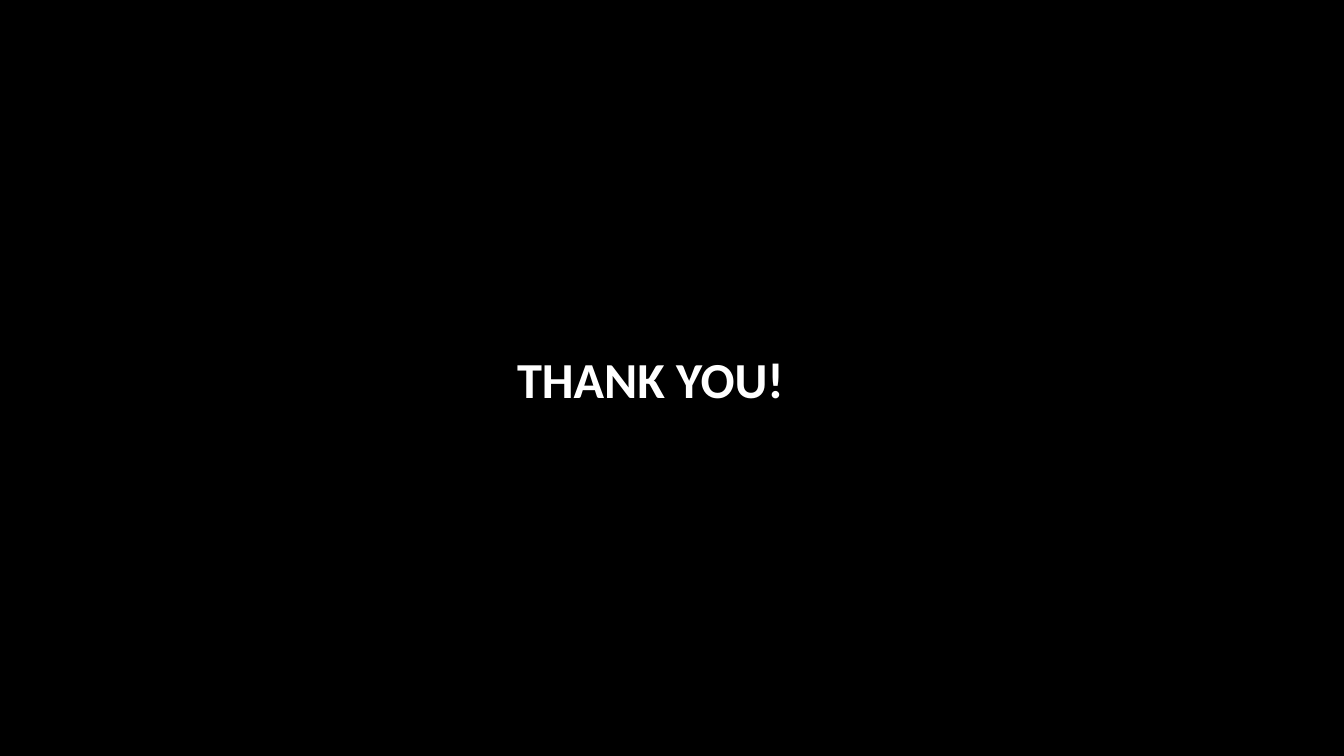
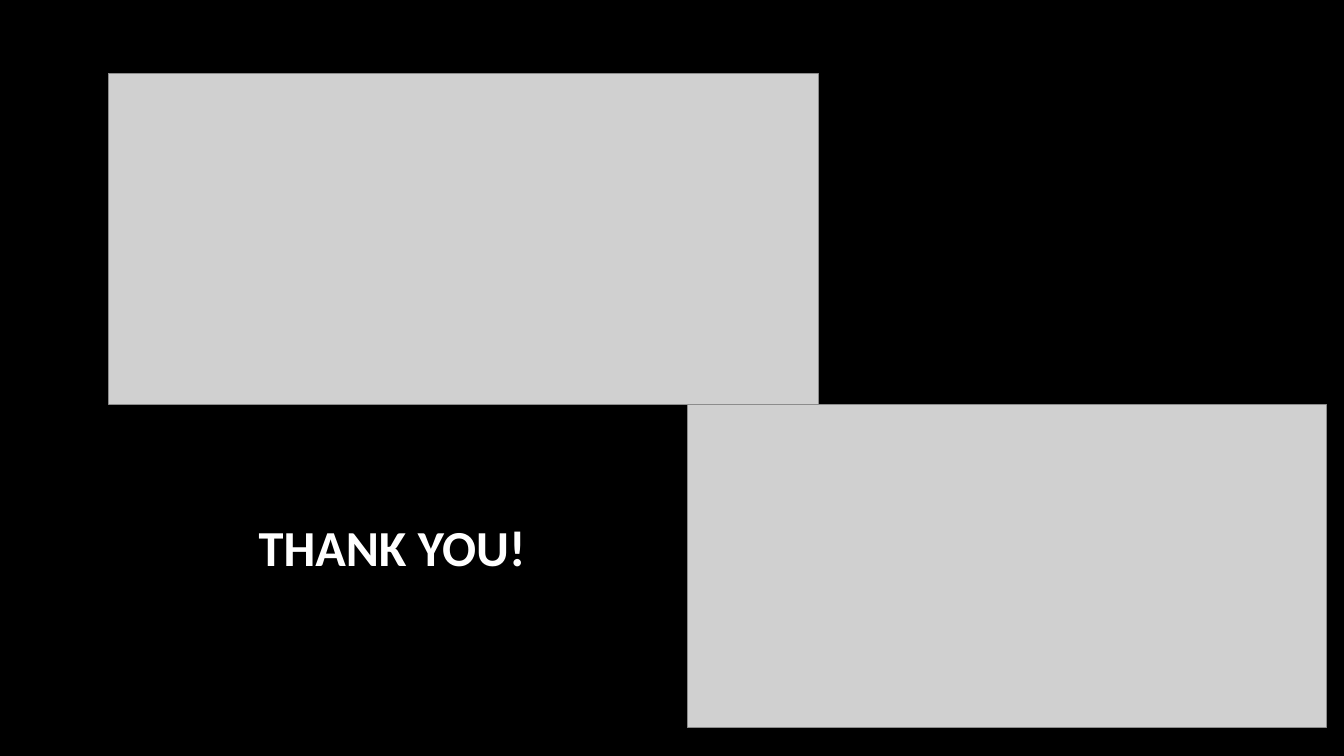
Before and after one commit to itsnameeta/MachineLearning-DNASequencing, a slide deck: slide 9 of DNASequencing.pptx. Drawn at 1344x756 pixels with LibreOffice and Linux fonts; fonts in the diff are those of the drawing; grey boxes stand for pictures; background and template pictures are left out. Boxes give left, top, right and bottom in pixels: in the first picture for what was removed or moved away, otherwise in the second. Text is boxed around its words. In the diff, an @@ line names an element or a change of style, - is before the commit and + after.

```diff
--- a/DNASequencing.pptx
+++ b/DNASequencing.pptx
@@ picture added at (109,74,819,404) @@
@@ picture added at (688,404,1327,728) @@
@@ title "THANK YOU!": place and size @@
-title "THANK YOU!" at (517,363,784,399)
+title "THANK YOU!" at (259,531,526,567)
```
Also in this commit, not shown: 5 other slides changed, 46 other files.
